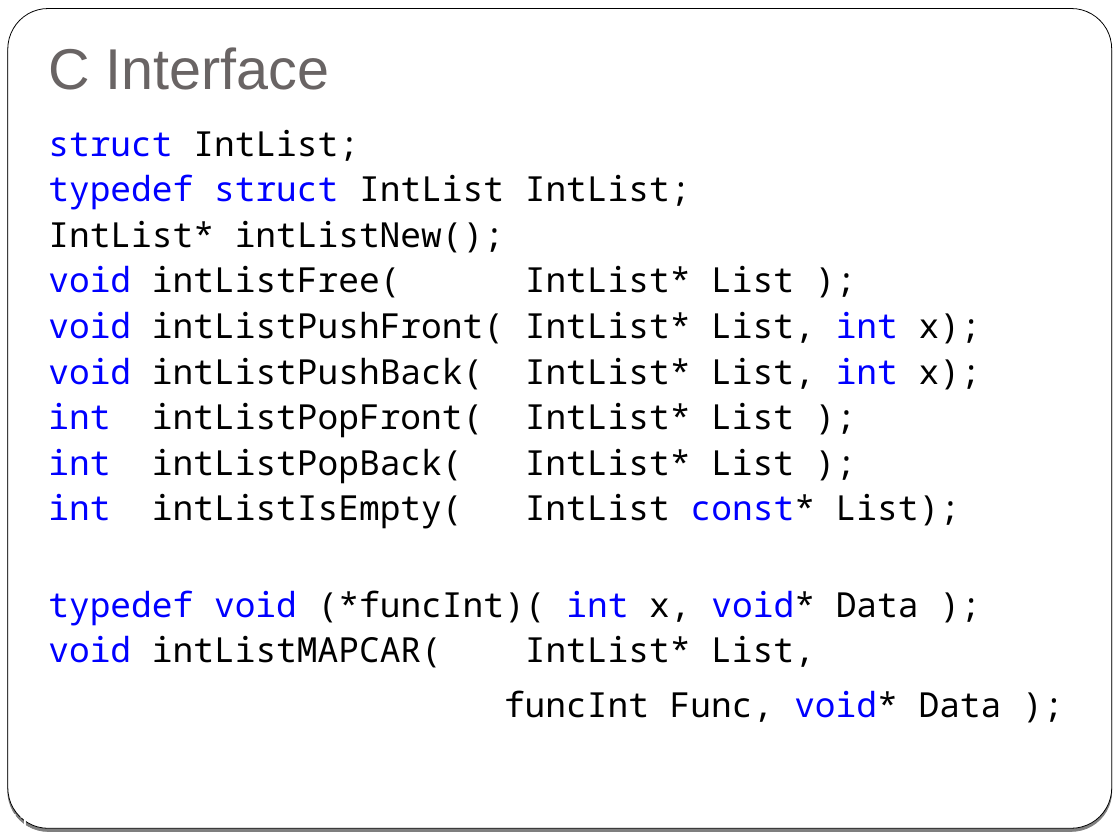
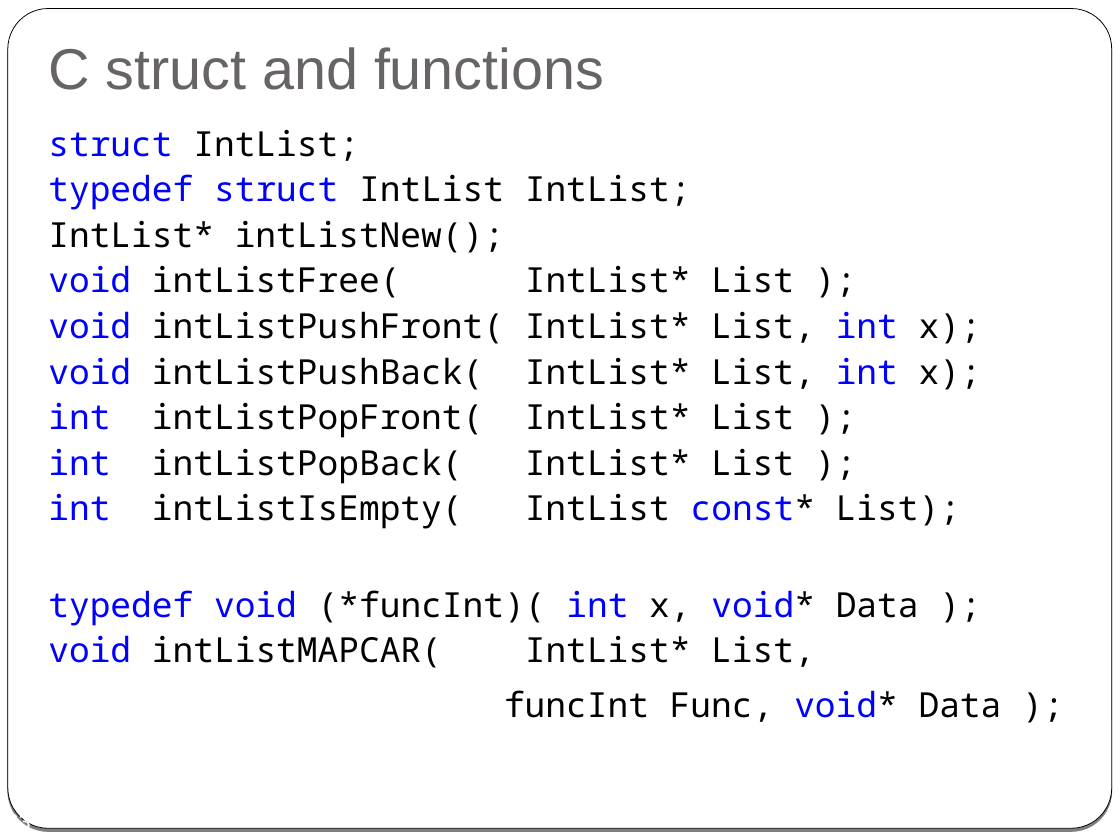
Before and after one commit to cpp-at-ariel/cpp-5778, a slide deck: slide 33 of week02-classes-constructors-destructors/slides.odp (slide 41 before the commit). Drawn at 1120x840 pixels with LibreOffice and Linux fonts; fonts in the diff are those of the drawing. Boxes give left, top, right and bottom in pixels: in the first picture for what was removed or moved away, otherwise in the second. Text is boxed around its words. In the diff, an @@ line names an element or a change of style, - is before the commit and + after.

```diff
--- a/week02-classes-constructors-destructors/slides.odp
+++ b/week02-classes-constructors-destructors/slides.odp
@@ title at bbox=[48, 47, 604, 90]: text changed @@
-C Interface
+C struct and functions
@@ page number at bbox=[6, 812, 30, 827]: text changed @@
-41
+33
```
Also in this commit, not shown: 7 other slides changed, 8 slides removed, 16 other files.
